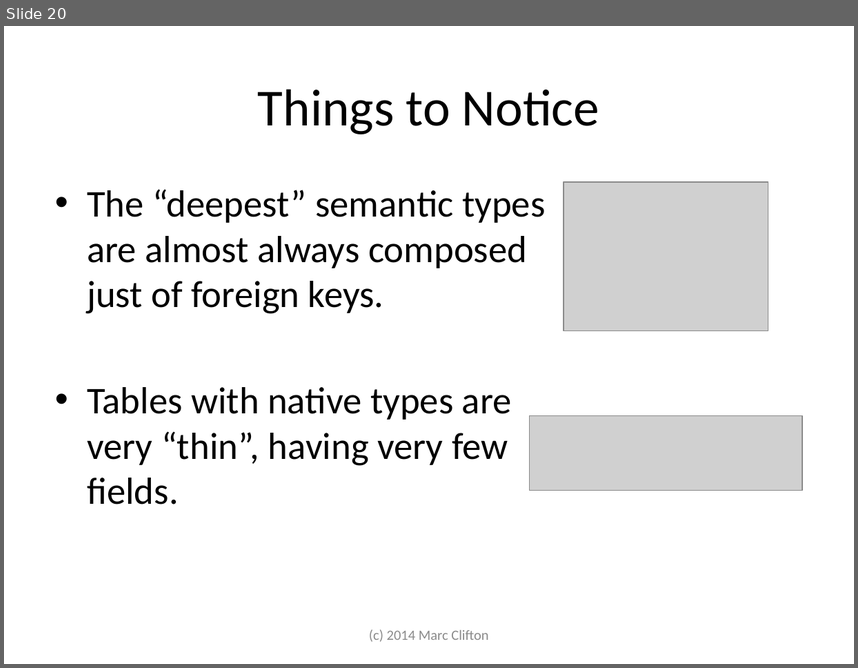
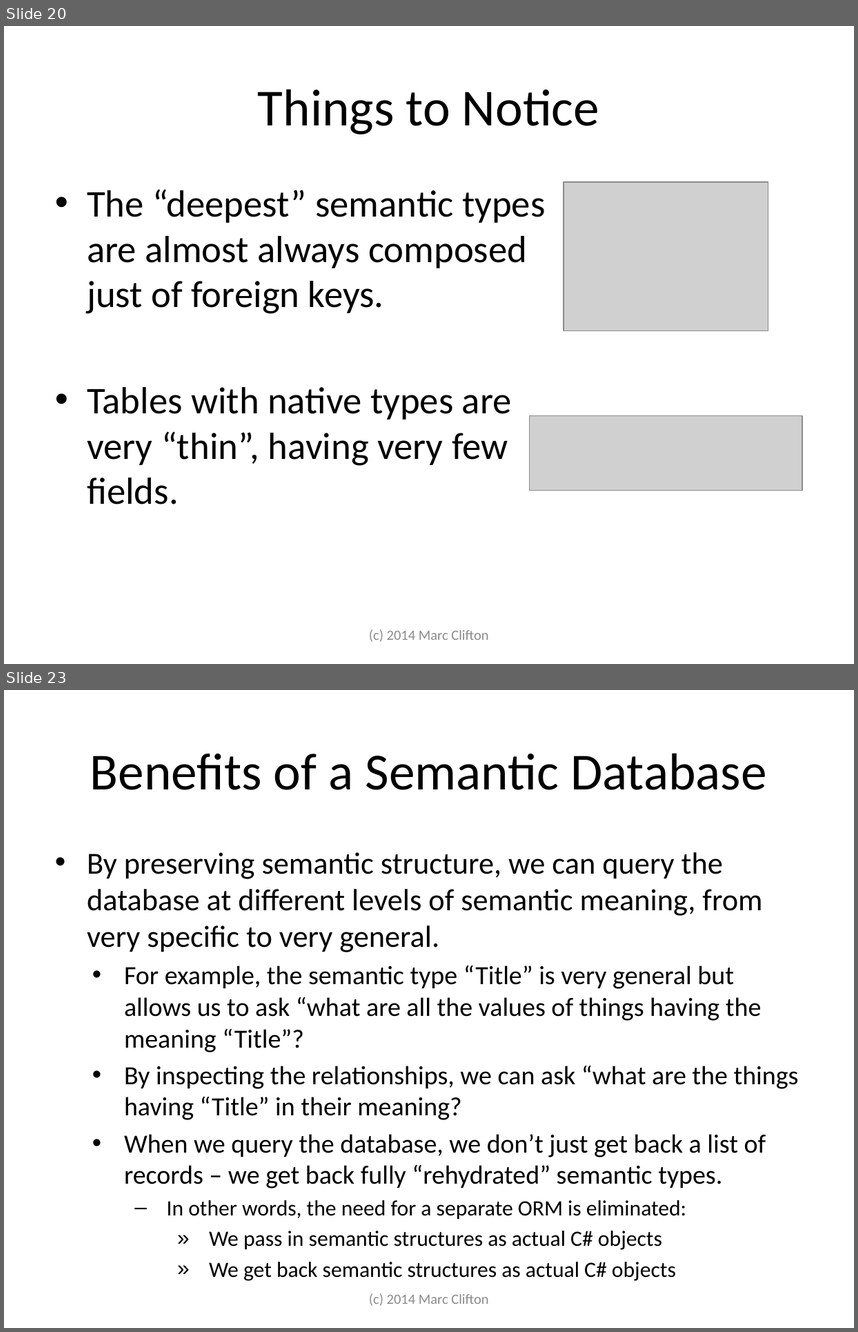
Before and after one commit to cliftonm/HOPE, a slide deck: Articles/semantic database slide show.pptx. Shown one above the other, each under a label of ours: slide 20 before the commit, slides 20 and 23 after it; the slides between them are not shown. The pictures are 858x668 and 858x1332 pixels, drawn with LibreOffice and Linux fonts; fonts in the diff are those of the drawing; grey boxes stand for pictures. Boxes give left, top, right and bottom in pixels: in the first picture for what was removed or moved away, otherwise in the second. Text is boxed around its words. In the diff, an @@ line names an element or a change of style, - is before the commit and + after.

```diff
--- a/Articles/semantic database slide show.pptx
+++ b/Articles/semantic database slide show.pptx
@@ slide 23 added at (4,690,854,1328), background #FFFFFF @@
@@ title added at (90,753,766,790), 44 pt, text #000000 @@
+Benefits of a Semantic Database
@@ text added at (87,852,799,1250), 22.2 pt, text #000000 @@
+  • By preserving semantic structure, we can query the database at different levels of semantic meaning, from very specific to very general.
+    • For example, the semantic type “Title” is very general but allows us to ask “what are all the values of things having the meaning “Title”?
+    • By inspecting the relationships, we can ask “what are the things having “Title” in their meaning?
+    • When we query the database, we don’t just get back a list of records – we get back fully “rehydrated” semantic types.
+      – In other words, the need for a separate ORM is eliminated:
+        » We pass in semantic structures as actual C# objects
+        » We get back semantic structures as actual C# objects
@@ text added at (369,1293,488,1305), 12 pt, text #8C8C8C @@
+(c) 2014 Marc Clifton
```
Also in this commit, not shown: 1 slide changed, 4 other slides added, 6 other files.
